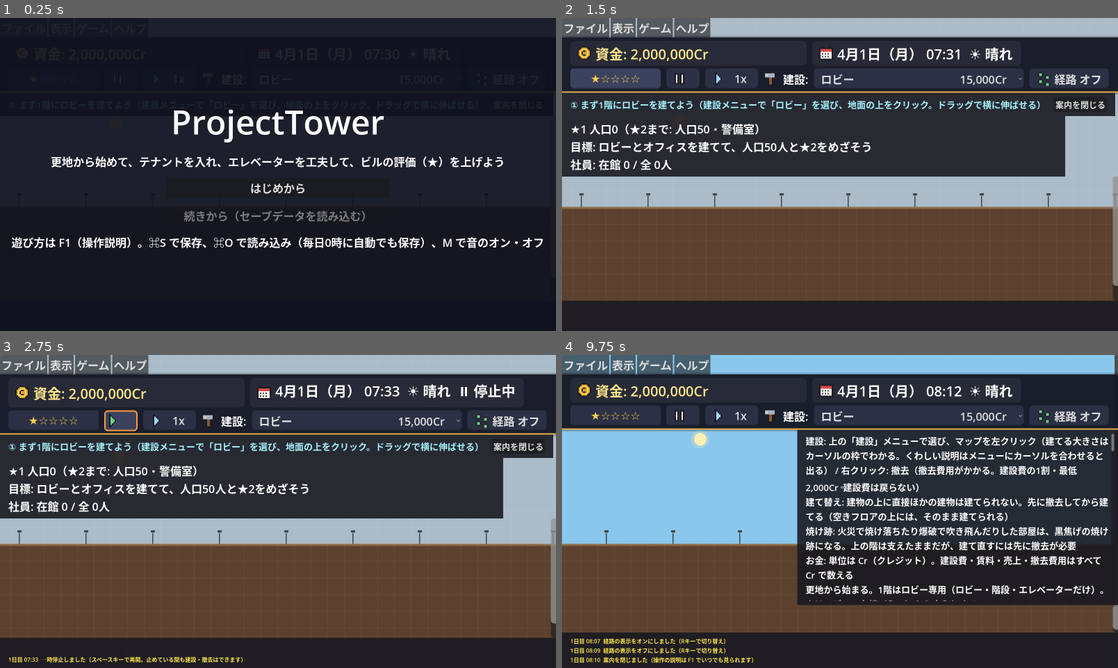
Above: before the commit, frames 1-4 (two rows, left to right).
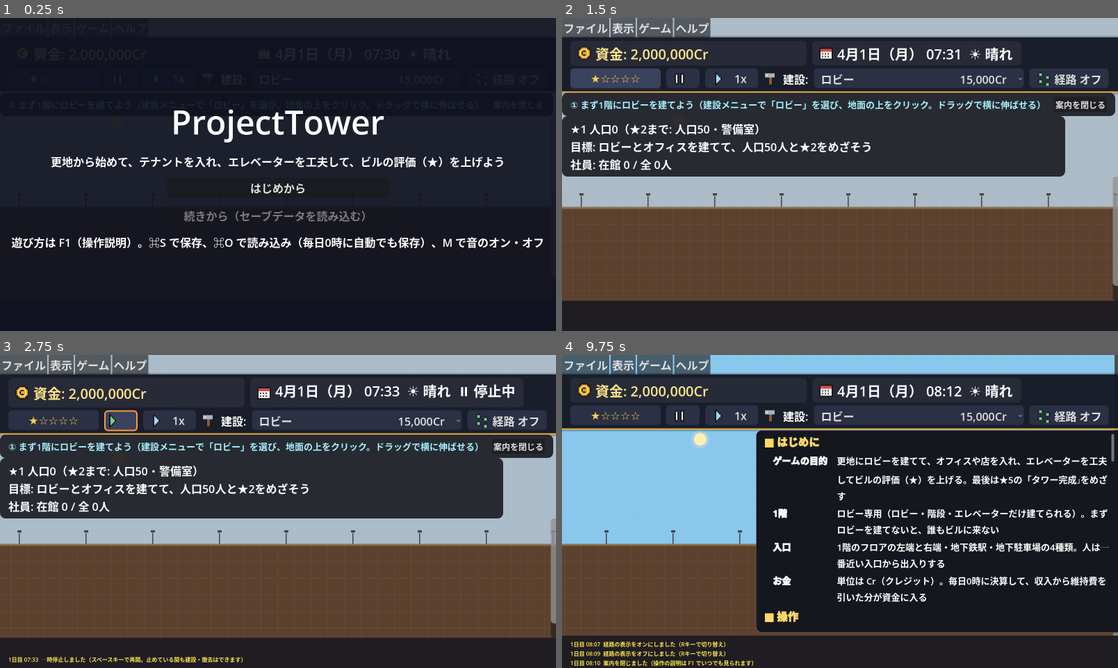
Above: after the commit, the same moments.

Repository: Toshiaki0315/ProjectTower
Game: Godot game, scene res://scenes/main.tscn
Same seed, same stepped clock (60 frames per second), same inputs: the game is played once before the commit and once after it.
Inputs (mouse positions are in pixels of both pictures, inside the frame that each line leads up to):
- Up to frame 1 (0.25 s): no input
- Up to frame 2 (1.5 s): click "はじめから" at 0.5 s; click "★☆☆☆☆" at 1.25 s
- Up to frame 3 (2.75 s): click (122, 414) at 2.02 s
- Up to frame 4 (9.75 s): click "★☆☆☆☆" at 2.75 s; click (684, 420) at 3.52 s; click "1x" at 4.25 s; click "4x" at 5 s; click "16x" at 5.75 s; click "ロビー 15,000Cr" at 6.5 s; click "経路 オフ" at 7.25 s; click "経路 オン" at 8 s; click "案内を閉じる" at 8.75 s; tap Enter at 9.5 s; move the mouse to (962, 495) at 9.52 s; hold D from 9.53 s (still down); tap H at 9.6 s; click (962, 495) at 9.67 s

The runs differ from the first frame. In frame 2, less than 0.1% of the frame differs, in the area x 0-100%, y 23-51%; in frame 3, less than 0.1%; in frame 4, 23%, in the area x 0-100%, y 23-100%.

Commit message:
feat: Tips・ヘルプなどの背景を角丸にし、ヘルプを読みやすくする
- 操作説明・メッセージの記録・ビルの状況・案内・凡例・吹き出し・ボタンの説明（Tips）の背景を角丸にする
- ヘルプを見出しごとの表にし、項目名は太字・押すキーは水色で見せる
- ヘルプとメッセージの記録の背景を不透明にし、古くなっていた説明を今の仕様に直す

Co-Authored-By: Claude Opus 5.5 <noreply@anthropic.com>

Diff:
--- a/scripts/view/ui.gd
+++ b/scripts/view/ui.gd
@@ -12,7 +12,7 @@
 
 const UI_SCALE := 2      # 画面表示（文字・ボタン・余白）の大きさの倍率
 const PANEL_WIDTH := 1400 # メッセージの記録などのパネルの横幅（画面幅1600に収まる大きさ）
-const HELP_PANEL_WIDTH := 880 # 操作説明パネルの横幅（文字フォントに合わせて読みやすい幅にする）
+const HELP_PANEL_WIDTH := 1000 # 操作説明パネルの横幅（文字フォントに合わせて読みやすい幅にする）
 const BASE_FONT_SIZE := 16 # 倍率をかける前の文字の大きさ
 const MESSAGE_LINES := 3 # 下部バーに出しておくメッセージの行数
 
@@ -157,16 +157,7 @@
 	# 余白や幅の指定にも同じ倍率をかける）
 	var theme := Theme.new()
 	theme.default_font_size = BASE_FONT_SIZE * UI_SCALE
-	var tooltip_style := StyleBoxFlat.new()
-	tooltip_style.bg_color = Color(0.1, 0.1, 0.13, 0.92)
-	tooltip_style.set_content_margin_all(4 * UI_SCALE)
-	tooltip_style.content_margin_left = 8 * UI_SCALE
-	tooltip_style.content_margin_right = 8 * UI_SCALE
-	tooltip_style.corner_radius_top_left = 4 * UI_SCALE
-	tooltip_style.corner_radius_top_right = 4 * UI_SCALE
-	tooltip_style.corner_radius_bottom_left = 4 * UI_SCALE
-	tooltip_style.corner_radius_bottom_right = 4 * UI_SCALE
-	theme.set_stylebox("panel", "TooltipPanel", tooltip_style)
+	theme.set_stylebox("panel", "TooltipPanel", tooltip_style())
 	theme.set_font_size("font_size", "TooltipLabel", 12 * UI_SCALE)
 	layout.theme = theme
 	layout.set_anchors_and_offsets_preset(Control.PRESET_FULL_RECT)
@@ -316,79 +307,22 @@
 	help_row.mouse_filter = Control.MOUSE_FILTER_IGNORE
 	layout.add_child(help_row)
 	help_row.add_child(make_spacer())
-	var help_label = Label.new()
-	help_label.text = "\n".join([
-		"建設: 上の「建設」メニューで選び、マップを左クリック（建てる大きさはカーソルの枠でわかる。くわしい説明はメニューにカーソルを合わせると出る） / 右クリック: 撤去（撤去費用がかかる。建設費の1割・最低2,000Cr。建設費は戻らない）",
-		"建て替え: 建物の上に直接ほかの建物は建てられない。先に撤去してから建てる（空きフロアの上には、そのまま建てられる）",
-		"焼け跡: 火災で焼け落ちたり爆破で吹き飛んだりした部屋は、黒焦げの焼け跡になる。上の階は支えたままだが、建て直すには先に撤去が必要",
-		"お金: 単位は Cr（クレジット）。建設費・賃料・売上・撤去費用はすべて Cr で数える",
-		"更地から始まる。1階はロビー専用（ロビー・階段・エレベーターだけ）。人はロビーの左端（入口）から出入りする",
-		"吹き抜けロビー: 2階分・3階分の高さのロビー。上の階には床がないので、人は1階だけを歩く",
-		"スカイロビー: 15階・30階・45階…にだけ建てられる乗り換え専用のフロア（何階かはカーソル下の情報に出る）",
-		"大型エレベーター（横2マス）: 全部の階に停まり、定員16人・速さ1.5倍。人の多いビルの渋滞をさばく",
-		"エレベーター: 縦に並べるとシャフトになる。シャフトをクリックでその階にカゴを呼ぶ",
-		"カゴ追加: シャフトをクリックすると、その階にカゴを1台追加（1本に4台まで、維持費3,000Cr/日）。カゴの定員は8人",
-		"社員: オフィスは横4マスで、1マスに1人（計4人）。8〜9時に入口から出勤し、17〜18時に帰る",
-		"オフィスの大きさ: 小さいオフィス（横2マス・2人・賃料11,000Cr/マス）と大きいオフィス（横6マス・6人・9,000Cr/マス）もある",
-		"空きフロア: 骨組みだけのフロア（10,000Cr）。メニューから建ててすき間を埋められるほか、上の階に建物が残っているマスを撤去したときにも残る（上の部屋が浮かないように）。通り抜けでき、その上から建て直せる",
-		"建設: クリックしたマスを左端に、建物の横幅ぶんのマスを使う。撤去はどのマスを右クリックしても建物ごと",
-		"入口: 1階の左端と地下鉄駅（地下5階より深いところにだけ建てられる）。人は近い方の入口から出入りする",
-		"　地下鉄駅があると、店や映画館へ来る外からのお客さんが1駅につき5割増える（最大2倍）",
-		"速度: 上部バーの速度ボタンを押すたびに 1x → 4x → 16x → 1x と切り替わる",
-		"経路: 上部バーの「経路」ボタン（Rキー）で、人が通る道すじを線で表示する（人が多いと線だらけになるので既定はオフ）",
-		"ビルの状況: 上部バーの★を押すと、人口・目標・社員・オフィス・客室のくわしい様子が出る（気をつけることがあるときは★の横に⚠と件数）",
-		"ショートカット: F1・H（この説明の開閉） / Esc（開いているパネルを閉じる） / ⌘L（メッセージの記録） / ⌘+・⌘-（画面の拡大・縮小） / ⌘0（拡大率をもとに戻す）",
-		"収支のグラフ: ⌘G で、最近60日ぶんの決算の合計を棒グラフで見られる",
-		"音: M キーで音のオン・オフ（効果音とBGMは、波形からゲームの中で作っている）",
-		"撤去: 建設メニューの「撤去」を選ぶと左クリックで撤去できる（右クリックはいつでも撤去）。ドラッグで続けて建設・撤去できる",
-		"セーブ: ⌘S で保存、⌘O で読み込み（ビル・資金・日付・評価・各設備の状態が戻る）",
-		"天気: 日ごとに晴れ・くもり・雨が決まる（6月は梅雨）。雨の日は入口から来る店の客が半分（車で来る客は減らない）",
-		"日付: 1日目は4月1日（月）。1年は365日で、12月24日・25日の夜にはサンタクロースのソリが空を横切る",
-		"駐車場: 地下の何階にでも作れる。使うには地下1階から目的の階まで、階ごとにスロープを建ててつなぐ（車は階段では下りられない）",
-		"曜日: 1日目は月曜日。土日は休日でオフィスは休み（賃料は入る）、住宅の入居者は遅めに出かける",
-		"結婚式場（横6マス）: 休日の10〜11時に12人が来て13時まで（1人10,000Cr）",
-		"イベントホール（横6マス）: 休日の13〜14時に15人が来て17時まで（1人3,000Cr）",
-		"ホテル: 17〜21時に客が来て泊まり、翌朝7〜10時に宿泊料を払って帰る。清掃が済むまで次の客は泊まれない",
-		"　シングル（横2マス）: 1人・20,000Cr・清掃20分 / ツイン（横3マス）: 2人・35,000Cr・清掃30分 / スイート（横4マス）: 2人・80,000Cr・清掃45分",
-		"ハウスキーパー室（横2マス）: 清掃員が2人。清掃待ちの部屋を近い順に掃除する",
-		"飲食店（横3マス）: 12〜13時に社員が一番近い店へ昼食に来る（30分、1人1,000Crの売上）",
-		"ファストフード（横2マス）: 飲食店の小さくて速い版。食事は10分で、1人600Crの売上",
-		"住宅（横3マス・3人家族）: 17〜20時に入居者が来て入居（販売収入700,000Cr、1回だけ）。毎朝7〜9時に出かけ、17〜20時に帰る",
-		"ゴミ処理場（横3マス）: 1施設で1日20のゴミを処理。処理しきれないゴミは外部委託で1につき1,000Crかかる",
-		"　処理が足りない日が続くとビルが汚れ（衛生の悪化）、レベル1につきストレス5ぶん全テナントの評価が下がる",
-		"メディカルセンター（横3マス）: ビル全体のストレスの回復が速くなる（1施設で1.5倍・最大2.5倍）",
-		"埋蔵金: 地下に建てるとマスごとに見つかることがある（深いほど確率も金額も上がる。同じマスは一度きり）",
-		"ゴキブリ: 衛生の悪化が続くと大繁殖し、いるテナントの評価がストレス15ぶん悪くなる（悪化が0に戻ると消える）",
-		"ヘリポート（横4マス）: 屋上にだけ建てられる。火事のとき消防ヘリが飛んできて、上の階の火から消す",
-		"火災: ★2以上のビルでときどき出火（大きなビルほど出やすい）。20分ごとに上下左右のテナントへ燃え広がり、60分燃えると焼け落ちる（警備員が消火する）",
-		"爆破予告: ★3以上で資金500万Cr以上のビルにときどき届く。身代金を払うか、警備員に探させる。120分以内に見つけて解体できないと、まわりの階ごと吹き飛ぶ",
-		"家賃: 「家賃」を選んでオフィスをクリックすると 普通 → 高い（賃料1.4倍・不満+15・入居しにくい） → 安い（0.7倍・不満-10・すぐ入居） と切り替わる",
-		"VIP専用: エレベーターのシャフトをクリックして設定。VIPがスイートへ向かう間は、VIPだけが乗れる（待機階を1階にしておくと待たせずに乗せられる）",
-		"VIP: ★4の条件がそろうと朝9時に予告、16時に来館してスイートに一泊。翌朝のチェックアウトまでのストレスが30以下なら合格（不合格なら翌日また来る）",
-		"評価（★）: 決算時に条件を満たすと昇格。★2: 人口50・警備室 / ★3: 人口120・メディカルセンター・ゴミ処理場",
-		"　★が1つ上がるごとに、賃料と宿泊料に25%の評価ボーナスが付く（人口 = 通勤できる社員 + 客室の定員 + 入居者）",
-		"オフィスの評価: 毎日の決算で、社員のその日の最大ストレスの平均から 良い（緑）・普通（黄）・悪い（赤）を付ける",
-		"　悪い日が3日続くとテナントが退去して空室（賃料なし）。2日後に新しいテナントが入居する",
-		"　退去まであと1日のテナントは、評価のマークが点滅して知らせる（上部バーにも件数が出る）",
-		"激怒: ストレスが95以上になると人の顔が赤く点滅する（上部バーに人数が出る）",
-		"ホテル・住宅の評価: 客室は泊まった客のストレスで決まり、悪いと客が来にくい。住宅は悪い日が3日続くと家族が退去（販売収入を返金）",
-		"収支: 毎日0時に決算。賃料・宿泊料・飲食の売上 − 維持費 − ゴミの外部委託費",
-		"スクロール: マウスホイールで上下、Shift+ホイールで左右、右端のスクロールバー",
-		"ズーム: Ctrl（⌘）+マウスホイール / トラックパッドのピンチ",
-		"カメラ移動: 2本指スクロール / 中ボタンドラッグ / WASD・矢印キー",
-		"一時停止: スペースキー または 上部バーの ⏸ のボタン（止めている間も建設・撤去・カメラの移動はできる）",
-		"色分け表示: V で ストレス → 騒音 → エレベーター待ち → 消す と切り替え（どこが混んでいるか・うるさいかがひと目でわかる）",
-		"取り消し: ⌘Z で直前の建設・撤去を1つずつ戻す（払ったお金も戻る。その日の決算までの操作だけ）",
-	])
-	help_label.add_theme_font_size_override("font_size", 13 * UI_SCALE) # 行数が多いので少し小さめ
-	# 長い行は折り返して、右がはみ出して読めなくならないようにする
+	var help_label = RichTextLabel.new()
+	help_label.bbcode_enabled = true
+	help_label.fit_content = true
+	help_label.scroll_active = false # スクロールは外側の ScrollContainer に任せる
 	help_label.autowrap_mode = TextServer.AUTOWRAP_WORD_SMART
 	help_label.custom_minimum_size = Vector2(HELP_PANEL_WIDTH, 0)
+	help_label.add_theme_font_size_override("normal_font_size", 13 * UI_SCALE)
+	help_label.add_theme_font_size_override("bold_font_size", 13 * UI_SCALE)
+	help_label.add_theme_constant_override("line_separation", 4 * UI_SCALE) # 行の間を少しあけて読みやすくする
+	help_label.text = help_text()
 	var help_scroll = ScrollContainer.new()
-	help_scroll.custom_minimum_size = Vector2(HELP_PANEL_WIDTH, 480) # 画面に収まる高さ。はみ出す分は上下にスクロールする
+	help_scroll.custom_minimum_size = Vector2(HELP_PANEL_WIDTH, 560) # 画面に収まる高さ。はみ出す分は上下にスクロールする
 	help_scroll.horizontal_scroll_mode = ScrollContainer.SCROLL_MODE_DISABLED
 	help_scroll.add_child(help_label)
 	help_panel = make_bar(help_scroll)
+	make_opaque(help_panel) # 後ろのビルが透けて文字が読みにくくならないように
 	help_panel.visible = false
 	help_panel.visibility_changed.connect(update_scroll_lock)
 	help_row.add_child(help_panel)
@@ -419,6 +353,7 @@
 	log_scroll.horizontal_scroll_mode = ScrollContainer.SCROLL_MODE_DISABLED
 	log_scroll.add_child(log_label)
 	log_panel = make_bar(log_scroll)
+	make_opaque(log_panel)
 	log_panel.visible = false
 	log_panel.visibility_changed.connect(update_scroll_lock)
 	log_row.add_child(log_panel)
@@ -452,7 +387,7 @@
 	#   2段目: カーソル下のマスの情報
 	var bottom_rows = VBoxContainer.new()
 	bottom_rows.add_theme_constant_override("separation", 2 * UI_SCALE)
-	layout.add_child(make_bar(bottom_rows))
+	layout.add_child(make_bar(bottom_rows, false))
 
 	message_label = Label.new()
 	message_label.add_theme_color_override("font_color", Color(1.0, 0.9, 0.3))
@@ -476,19 +411,97 @@
 
 	update_mode_select()
 
+# ---------------------------------------------------
+# 操作説明（F1・H）の中身。見出しごとに分け、項目名は太字、押すキーは色を付けて見つけやすくする
+# ---------------------------------------------------
+const HELP_HEADING_COLOR := "#ffd966" # 見出し（金色）
+const HELP_KEY_COLOR := "#9fd8ff"     # 押すキー・ボタン（水色）
+const HELP_SECTIONS := [
+	["はじめに", [
+		["ゲームの目的", "更地にロビーを建てて、オフィスや店を入れ、エレベーターを工夫してビルの評価（★）を上げる。最後は★5の「タワー完成」をめざす"],
+		["1階", "ロビー専用（ロビー・階段・エレベーターだけ建てられる）。まずロビーを建てないと、誰もビルに来ない"],
+		["入口", "1階のフロアの左端と右端・地下鉄駅・地下駐車場の4種類。人は一番近い入口から出入りする"],
+		["お金", "単位は Cr（クレジット）。毎日0時に決算して、収入から維持費を引いた分が資金に入る"],
+	]],
+	["操作", [
+		["建てる", "上の「建設」メニューで選び、マップを[key]左クリック[/key]。建てる大きさはカーソルの枠でわかる。[key]ドラッグ[/key]で続けて建てられる"],
+		["撤去", "[key]右クリック[/key]（またはメニューの「撤去」で左クリック）。建物のどのマスでも建物ごと撤去。撤去費用がかかる（建設費の1割・最低2,000Cr）"],
+		["取り消し", "[key]⌘Z[/key] で直前の建設・撤去を1つずつ戻す（払ったお金も戻る。その日の決算までの操作だけ）"],
+		["一時停止", "[key]スペース[/key] または上部バーの ⏸ ボタン。止めている間も建設・撤去・カメラの移動はできる"],
+		["速さ", "上部バーの速さのボタンで 1x → 4x → 16x と切り替わる"],
+		["カメラ", "[key]マウスホイール[/key]で上下、[key]Shift＋ホイール[/key]で左右、[key]2本指スクロール[/key]・[key]中ボタンドラッグ[/key]・[key]WASD[/key]・[key]矢印キー[/key]でも動く"],
+		["ズーム", "[key]⌘＋ホイール[/key]・[key]ピンチ[/key]・[key]⌘+[/key] / [key]⌘-[/key]（[key]⌘0[/key] でもとの大きさ）"],
+	]],
+	["画面とショートカット", [
+		["ビルの状況", "上部バーの★を押すと、人口・次の★の条件・目標・テナントの様子が出る。気をつけることがあると★の横に ⚠ と件数"],
+		["色分け表示", "[key]V[/key] で ストレス → 騒音 → エレベーター待ち → 消す と切り替わる。どこが混んでいるか・うるさいかがひと目でわかる"],
+		["経路", "[key]R[/key] または上部バーの「経路」ボタンで、人が通る道すじを線で出す"],
+		["セーブ", "[key]⌘S[/key] で3つの枠から選んで保存、[key]⌘O[/key] で読み込み。毎日0時の決算のあとには自動でオートセーブ"],
+		["そのほか", "[key]⌘L[/key] メッセージの記録 / [key]⌘G[/key] 収支のグラフ / [key]M[/key] 音のオン・オフ / [key]F1[/key]・[key]H[/key] この説明 / [key]Esc[/key] 開いているパネルを閉じる"],
+	]],
+	["建物のルール", [
+		["建てる場所", "クリックしたマスを左端に、建物の横幅ぶんを使う。下の階に建物がないと建てられない（地下は上の階から掘り進める）"],
+		["建て替え", "建物の上に直接ほかの建物は建てられない。先に撤去する（空きフロアの上には、そのまま建てられる）"],
+		["空きフロア", "骨組みだけのフロア（10,000Cr）。すき間を埋められ、人は通り抜けられる。上の階が残っているマスを撤去したときにも残る"],
+		["焼け跡", "火災や爆発で壊れた部屋。上の階は支えたままだが、建て直すには先に撤去する"],
+		["特別な階", "スカイロビーは15階・30階・45階…だけ、地下鉄駅は地下5階より深いところだけ、展望台・ヘリポート・屋上庭園は屋上だけ"],
+	]],
+	["エレベーターと移動", [
+		["エレベーター", "縦に並べるとシャフトになる。カゴの定員は8人。シャフトをクリックするとその階にカゴを呼ぶ"],
+		["カゴ追加", "シャフトをクリックして、その階にカゴを1台足す（1本に4台まで・維持費3,000Cr/日）"],
+		["種類", "急行（1階とスカイロビーだけに停まる）・大型（横2マス・定員16人・速さ1.5倍）・サービス（清掃員と警備員だけ）"],
+		["設定", "「待機階を設定」「稼働時間帯」「VIP専用」を選んでシャフトをクリック（どれも無料）"],
+		["階段・エスカレーター", "近い階の移動に。エスカレーターは待ち時間がなく、階段より楽"],
+	]],
+	["テナントと人", [
+		["オフィス", "平日8〜9時に社員が出勤し、17〜18時に帰る（1マスに1人）。「家賃」で 普通 → 高い → 安い と切り替えられる"],
+		["ホテル", "17〜21時に客が来て泊まり、翌朝7〜10時に宿泊料を払って帰る。ハウスキーパー室の清掃員が掃除するまで次の客は泊まれない"],
+		["店と映画館", "飲食店は社員の昼食と外の客、ショップ・ファストフード・展望台は外の客、映画館は上映時刻に客が一斉に来る"],
+		["住宅", "入居すると販売収入が入る（1回だけ）。騒音にとても敏感で、評価が悪い日が続くと退去して返金になる"],
+		["ストレス", "エレベーターを待つとたまり、顔が ピンク → 赤 → 赤く点滅（激怒）と変わる。テナントの評価が悪い日が3日続くと退去する"],
+		["騒音", "飲食店・映画館・ロビーなどのまわりに広がり、住宅と客室の評価を下げる"],
+	]],
+	["お金と評価", [
+		["収入と支出", "賃料・宿泊料・売上・入場料 − 維持費 − ゴミの外部委託費。★が1つ上がるごとに賃料と宿泊料が25%増える"],
+		["★の条件", "★2: 人口50・警備室 / ★3: 人口120・メディカルセンター・ゴミ処理場 / ★4: 人口250・地下鉄駅・VIPの宿泊 / ★5: 人口500・展望台・結婚式場"],
+		["人口", "通勤できる社員 ＋ 客室の定員 ＋ 住宅の入居者"],
+		["ゴミと衛生", "ゴミ処理場が足りないとビルが汚れ、全テナントの評価が下がる。続くとゴキブリが出る"],
+	]],
+	["事件とイベント", [
+		["火災", "★2以上でときどき出火し、上下左右のテナントへ燃え広がる。警備員とヘリポートの消防ヘリが消す"],
+		["爆破予告", "★3以上で資金の多いビルに届く。身代金を払うか、警備員に探させる（見つからないと、まわりの階ごと吹き飛ぶ）"],
+		["VIP", "★4の条件がそろうと来館し、スイートに一泊。ストレス30以下で帰れば合格"],
+		["そのほか", "地下を掘ると埋蔵金が見つかることがある。天気（6月は梅雨）や曜日（土日は休日）でお客さんの数が変わる"],
+	]],
+]
+
+# 見出しごとに、左の列に項目名・右の列に説明を並べた表にする（説明が折り返しても、項目名の列にはみ出さない）
+func help_text() -> String:
+	var parts: Array[String] = []
+	for section in HELP_SECTIONS:
+		parts.append("[font_size=%d][color=%s][b]■ %s[/b][/color][/font_size]" % [15 * UI_SCALE, HELP_HEADING_COLOR, section[0]])
+		var table := "[table=2]"
+		for item in section[1]:
+			var body: String = item[1].replace("[key]", "[color=%s]" % HELP_KEY_COLOR).replace("[/key]", "[/color]")
+			table += "[cell padding=%d,%d,%d,%d][b]%s[/b][/cell]" % [12 * UI_SCALE, 2 * UI_SCALE, 12 * UI_SCALE, 2 * UI_SCALE, item[0]]
+			table += "[cell expand=1 padding=0,%d,0,%d]%s[/cell]" % [2 * UI_SCALE, 2 * UI_SCALE, body]
+		parts.append(table + "[/table]")
+	return "\n".join(parts)
+
+# 吹き出し（Tips）の見た目: 角の丸い濃い色の板（建設メニューなどにカーソルを合わせたときの説明にも使う）
+func tooltip_style() -> StyleBoxFlat:
+	var style := rounded_style(Color(0.1, 0.1, 0.13, 0.94), 6)
+	style.set_content_margin_all(5 * UI_SCALE)
+	style.content_margin_left = 10 * UI_SCALE
+	style.content_margin_right = 10 * UI_SCALE
+	style.border_color = Color(1, 1, 1, 0.12)
+	style.set_border_width_all(UI_SCALE)
+	return style
+
 # 吹き出し（Tips）用の文字フォントに合わせた背景矩形を作る
 func make_tooltip_bar(content: Control) -> PanelContainer:
 	var panel = PanelContainer.new()
-	var style = StyleBoxFlat.new()
-	style.bg_color = Color(0.1, 0.1, 0.13, 0.92)
-	style.set_content_margin_all(4 * UI_SCALE)
-	style.content_margin_left = 8 * UI_SCALE
-	style.content_margin_right = 8 * UI_SCALE
-	style.corner_radius_top_left = 4 * UI_SCALE
-	style.corner_radius_top_right = 4 * UI_SCALE
-	style.corner_radius_bottom_left = 4 * UI_SCALE
-	style.corner_radius_bottom_right = 4 * UI_SCALE
-	panel.add_theme_stylebox_override("panel", style)
+	panel.add_theme_stylebox_override("panel", tooltip_style())
 	panel.add_child(content)
 	return panel
 
@@ -528,6 +541,9 @@
 			style.content_margin_right = 10 * UI_SCALE
 			theme.set_stylebox(state, type, style)
 		theme.set_constant("h_separation", type, 6 * UI_SCALE)
+	# 上部バーのボタンにカーソルを合わせたときの説明（Tips）も、角の丸い板にする（このテーマが外側のテーマより優先されるため）
+	theme.set_stylebox("panel", "TooltipPanel", tooltip_style())
+	theme.set_font_size("font_size", "TooltipLabel", 12 * UI_SCALE)
 	return theme
 
 func rounded_style(color: Color, radius: int) -> StyleBoxFlat:
@@ -617,10 +633,18 @@
 	if speed_button:
 		speed_button.icon = icon_texture("speed%d" % clampi(world.SPEEDS.find(speed) + 1, 1, 3))
 
-func make_bar(content: Control) -> PanelContainer:
+# 文字をたくさん読むパネルは、背景をほぼ不透明にする
+func make_opaque(panel: PanelContainer) -> void:
+	var style := panel.get_theme_stylebox("panel").duplicate() as StyleBoxFlat
+	style.bg_color = Color(0.08, 0.09, 0.12)
+	style.border_color = Color(1, 1, 1, 0.1)
+	style.set_border_width_all(UI_SCALE)
+	panel.add_theme_stylebox_override("panel", style)
+
+# rounded: 角を丸めるか（画面の端から端までの下部バーは丸めない）
+func make_bar(content: Control, rounded := true) -> PanelContainer:
 	var panel = PanelContainer.new()
-	var style = StyleBoxFlat.new()
-	style.bg_color = Color(0.1, 0.1, 0.13, 0.9)
+	var style = rounded_style(Color(0.1, 0.1, 0.13, 0.9), 8 if rounded else 0)
 	style.set_content_margin_all(6 * UI_SCALE)
 	style.content_margin_left = 12 * UI_SCALE
 	style.content_margin_right = 12 * UI_SCALE
Not shown, changed: Tasks.md
